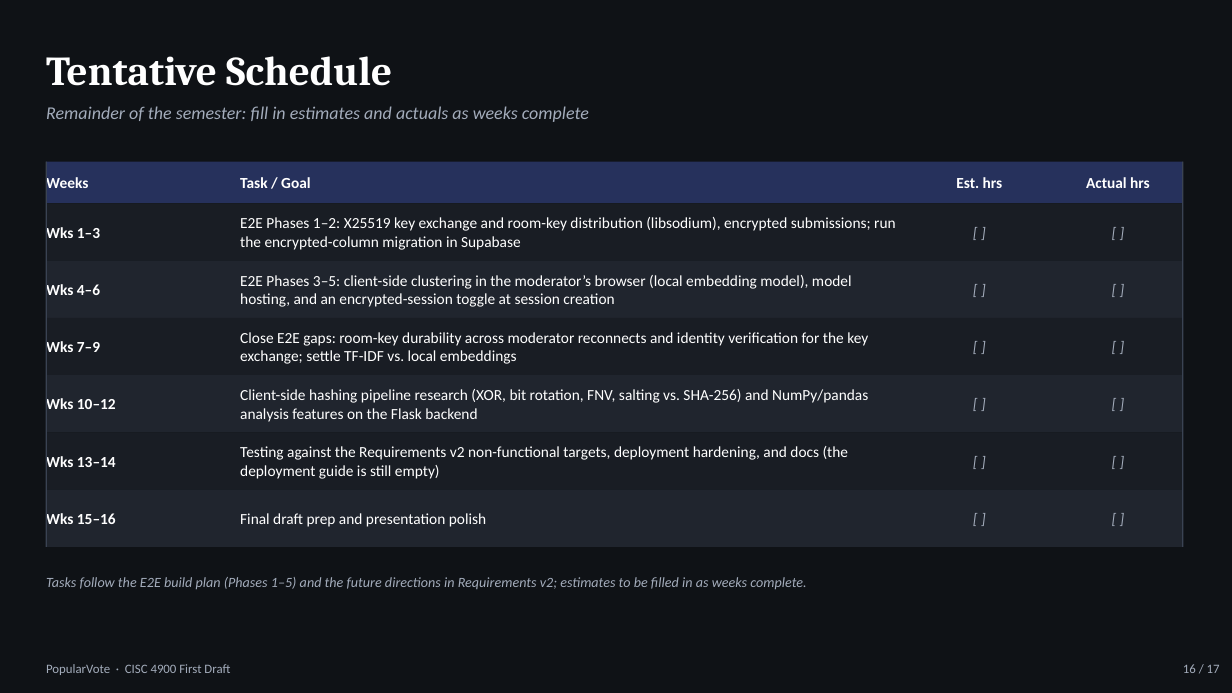
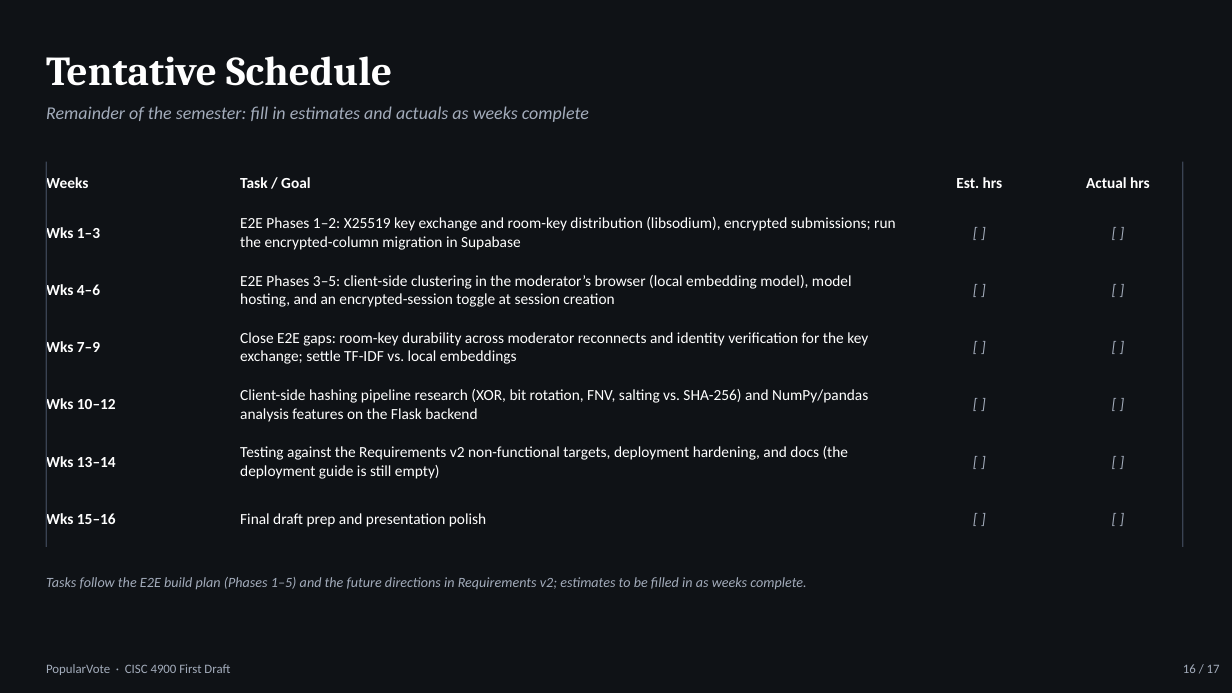
Before and after one commit to Marqed4/Marqed4.github.io, a slide deck: slide 16 of public/documents/CISC-4900_PopularVote_Thirteenth_Draft_Dark.pptx. Drawn at 1232x693 pixels with LibreOffice and Linux fonts; fonts in the diff are those of the drawing. Boxes give left, top, right and bottom in pixels: in the first picture for what was removed or moved away, otherwise in the second. Text is boxed around its words. In the diff, an @@ line names an element or a change of style, - is before the commit and + after.

```diff
--- a/public/documents/CISC-4900_PopularVote_Thirteenth_Draft_Dark.pptx
+++ b/public/documents/CISC-4900_PopularVote_Thirteenth_Draft_Dark.pptx
@@ rectangle removed at box(46, 162, 1183, 203) @@
@@ rectangle removed at box(46, 203, 1183, 261) @@
@@ rectangle removed at box(46, 261, 1183, 318) @@
@@ rectangle removed at box(46, 318, 1183, 375) @@
@@ rectangle removed at box(46, 375, 1183, 433) @@
@@ rectangle removed at box(46, 433, 1183, 490) @@
@@ rectangle removed at box(46, 490, 1183, 547) @@
```
Also in this commit, not shown: 13 other slides changed, 10 other files.
